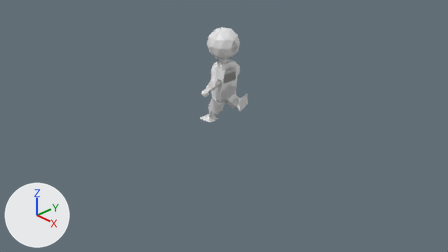
The Blender file LowPolyCharacter.blend: old version first, new version second.
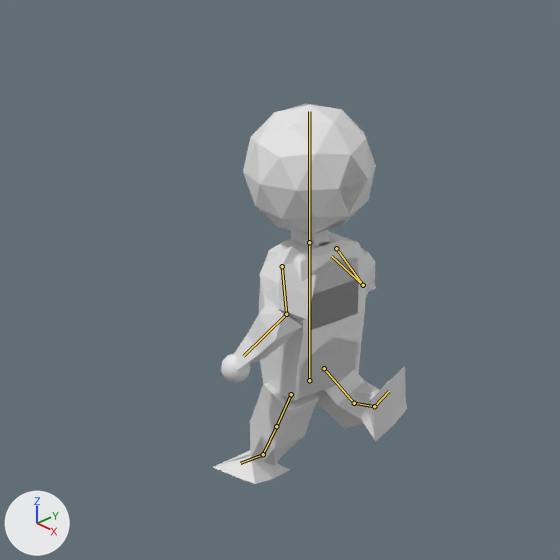
Each version is shown from the file's camera 'Camera', then close up on the part from 33% to 64% of the width and 1% to 56% of the height. The lights are fixed; the arrows at lower left show +X, +Y and +Z. Both versions are drawn at frame 12 of the action 'EmptyAction'; the numbers are the values there. The bones that bend it are drawn over the model as lines in the close-ups.

The first close-up shows 'Arm', 'Torso'.
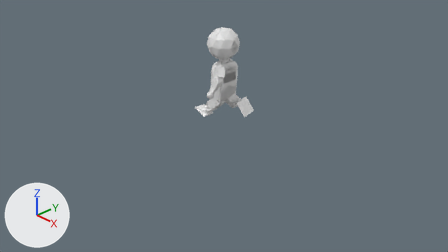
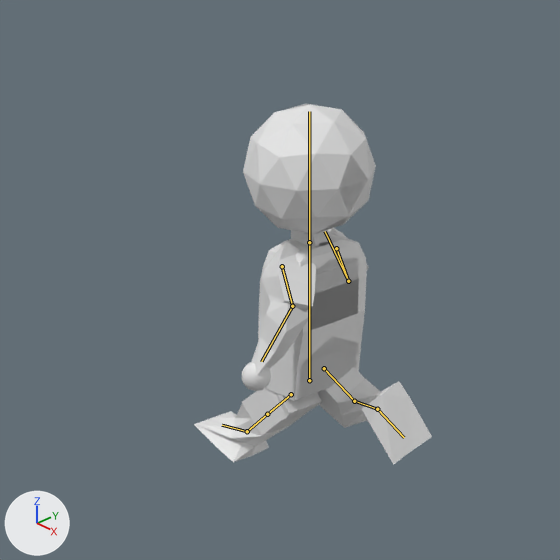
Edits to the bpy script that builds the scene:
```text
Change bone_upper_arm_l:
    where bone_upper_arm_l = bpy.data.objects['Armature'].pose.bones['upper-arm.l']  # child of 'spine'
    bone_upper_arm_l.rotation_quaternion: (0.965, -0.04, 0.133, -0.223) -> (0.92, -0.042, 0.202, -0.334)  # degrees (-8, 14, -27) -> degrees (-13, 20, -42)
Change bone_upper_arm_r:
    where bone_upper_arm_r = bpy.data.objects['Armature'].pose.bones['upper-arm.r']  # child of 'spine'
    bone_upper_arm_r.rotation_quaternion: (0.995, 0.05, 0.021, 0.079) -> (0.958, 0.059, 0.133, 0.248)  # degrees (6, 2, 9) -> degrees (11, 13, 30)
Change bone_iklegtarget_l:
    where bone_iklegtarget_l = bpy.data.objects['Armature'].pose.bones['iklegtarget.l']
    bone_iklegtarget_l.location: (-0.157, -0.283, 0.004) -> (-0.019, -0.437, 0.001)
    bone_iklegtarget_l.rotation_quaternion: (1.0, 0.001, 0.0, 0.024) -> (0.985, -0.004, 0.0, -0.174)  # degrees (0, 0, 3) -> degrees (-1, 0, -20)
Change bone_iklegtarget_r:
    where bone_iklegtarget_r = bpy.data.objects['Armature'].pose.bones['iklegtarget.r']
    bone_iklegtarget_r.location: (0.024, 0.323, 0.386) -> (0.024, 0.34, 0.378)
    bone_iklegtarget_r.rotation_quaternion: (0.071, 0.966, 0.154, 0.198) -> (-0.472, 0.161, -0.041, -0.807)  # degrees (168, -21, 20) -> degrees (-6, 19, 118)
```

Location of each change, [x1, y1, x2, y2] in pixels of the close-ups (560 x 560 px):
'Arm', posed (23% wider): before [213, 104, 407, 484]; after [194, 104, 432, 464]
bone 'upper-arm.l', root to tip: before (282, 266) to (286, 314); after (282, 266) to (292, 306)
bone 'upper-arm.r', root to tip: before (336, 248) to (363, 285); after (336, 248) to (348, 281)
